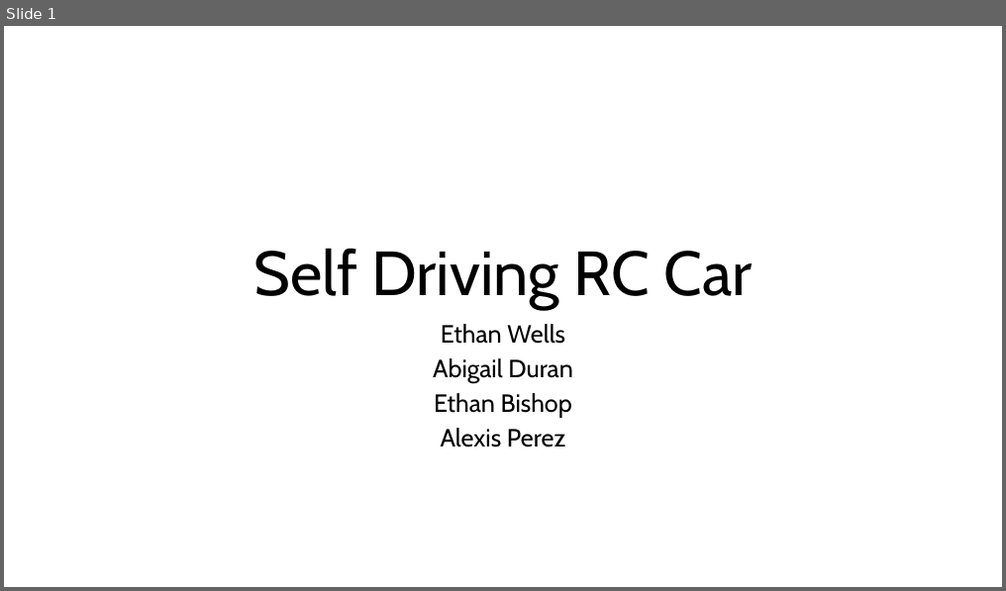
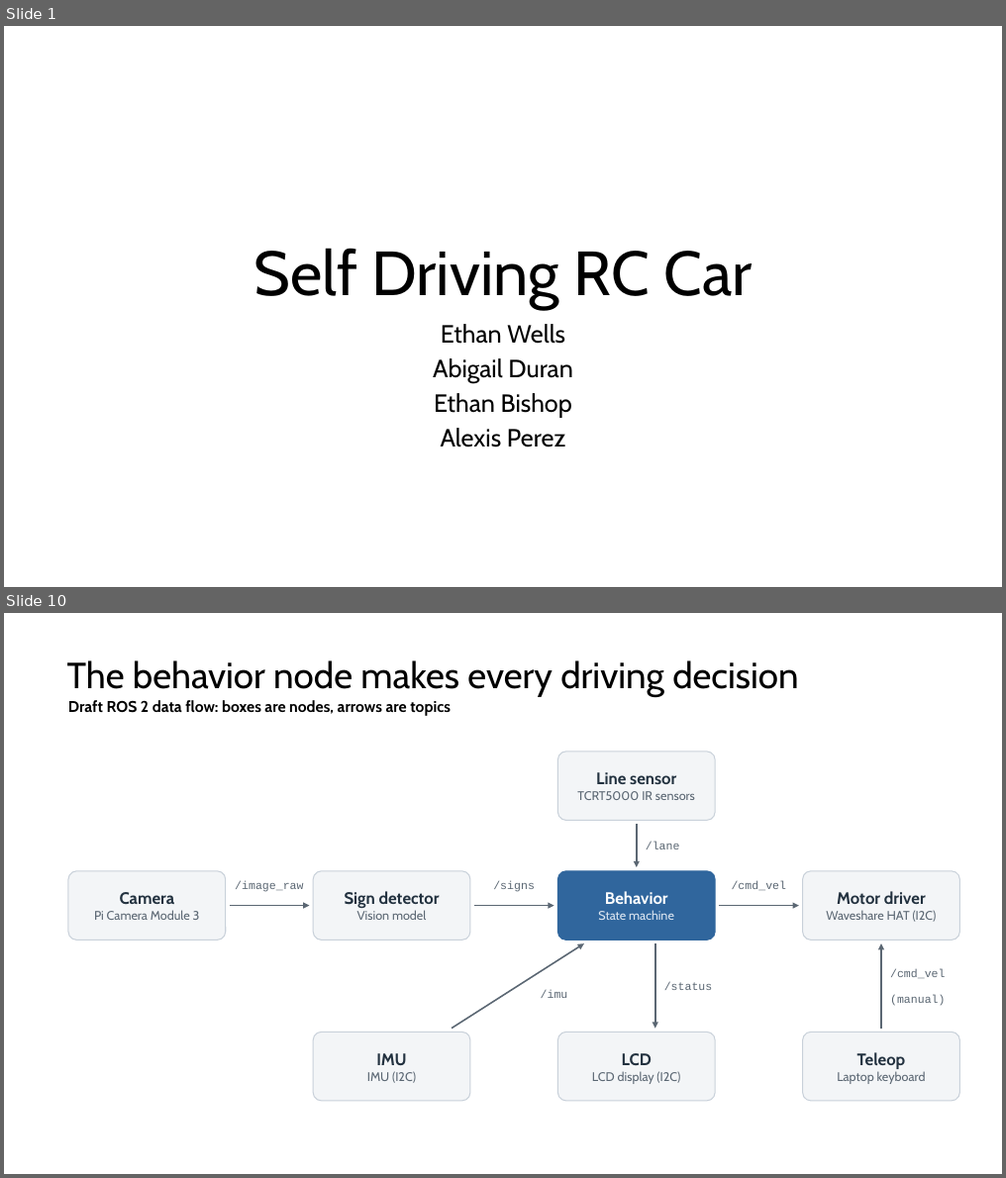
Before and after one commit to EthanWellsSr/BuggyBot, a slide deck: Weekly Reports/Self-Driving-RC-Car.pptx. Shown one above the other, each under a label of ours: slide 1 before the commit, slides 1 and 10 after it; the slides between them are not shown. The pictures are 1006x591 and 1006x1178 pixels, drawn with LibreOffice and Linux fonts; fonts in the diff are those of the drawing. Boxes give left, top, right and bottom in pixels: in the first picture for what was removed or moved away, otherwise in the second. Text is boxed around its words. In the diff, an @@ line names an element or a change of style, - is before the commit and + after.

```diff
--- a/Weekly Reports/Self-Driving-RC-Car.pptx
+++ b/Weekly Reports/Self-Driving-RC-Car.pptx
@@ slide 10 added at <box>4,613,1002,1174</box>, background #FFFFFF @@
@@ title added at <box>67,661,798,697</box>, 35 pt, text #000000 @@
+The behavior node makes every driving decision
@@ text added at <box>68,700,450,716</box>, 15 pt, text #000000, bold @@
+Draft ROS 2 data flow: boxes are nodes, arrows are topics
@@ rounded rectangle added at <box>558,752,715,820</box>, fill #F3F5F7, outline #C9D1DA 1 pt, 12 pt, text #5B6773 @@
+Line sensor
+TCRT5000 IR sensors
@@ arrow added from (637, 824) to (637, 867), #5B6773 1.5 pt @@
@@ text added at <box>646,842,680,850</box>, 11 pt, text #5B6773 @@
+/lane
@@ rounded rectangle added at <box>68,871,226,940</box>, fill #F3F5F7, outline #C9D1DA 1 pt, 12 pt, text #5B6773 @@
+Camera
+Pi Camera Module 3
@@ rounded rectangle added at <box>313,871,470,940</box>, fill #F3F5F7, outline #C9D1DA 1 pt, 16 pt, text #22313F, bold @@
+Sign detector
+Vision model
@@ rounded rectangle added at <box>558,871,715,940</box>, fill #30669D, outline #30669D 1 pt, 12 pt, text #DCE6F1 @@
+Behavior
+State machine
@@ rounded rectangle added at <box>803,871,960,940</box>, fill #F3F5F7, outline #C9D1DA 1 pt, 12 pt, text #5B6773 @@
+Motor driver
+Waveshare HAT (I2C)
@@ arrow added from (230, 906) to (310, 906), #5B6773 1.5 pt @@
@@ text added at <box>235,881,303,892</box>, 11 pt, text #5B6773 @@
+/image_raw
@@ arrow added from (474, 906) to (554, 906), #5B6773 1.5 pt @@
@@ text added at <box>493,881,535,892</box>, 11 pt, text #5B6773 @@
+/signs
@@ arrow added from (719, 906) to (799, 906), #5B6773 1.5 pt @@
@@ text added at <box>732,881,787,891</box>, 11 pt, text #5B6773 @@
+/cmd_vel
@@ arrow added from (451, 1029) to (584, 944), #5B6773 1.5 pt @@
@@ arrow added from (655, 944) to (655, 1029), #5B6773 1.5 pt @@
@@ arrow added from (881, 1029) to (881, 944), #5B6773 1.5 pt @@
@@ text added at <box>541,989,568,998</box>, 11 pt, text #5B6773 @@
+/imu
@@ text added at <box>664,982,713,990</box>, 11 pt, text #5B6773 @@
+/status
@@ text added at <box>890,969,945,979</box>, 11 pt, text #5B6773 @@
+/cmd_vel
@@ text added at <box>890,995,945,1006</box>, 11 pt, text #5B6773 @@
+(manual)
@@ rounded rectangle added at <box>313,1032,470,1101</box>, fill #F3F5F7, outline #C9D1DA 1 pt, 12 pt, text #5B6773 @@
+IMU
+IMU (I2C)
@@ rounded rectangle added at <box>558,1032,715,1101</box>, fill #F3F5F7, outline #C9D1DA 1 pt, 12 pt, text #5B6773 @@
+LCD
+LCD display (I2C)
@@ rounded rectangle added at <box>803,1032,960,1101</box>, fill #F3F5F7, outline #C9D1DA 1 pt, 12 pt, text #5B6773 @@
+Teleop
+Laptop keyboard
```
Also in this commit, not shown: 4 slides changed, 7 other slides added, 9 slides removed.
